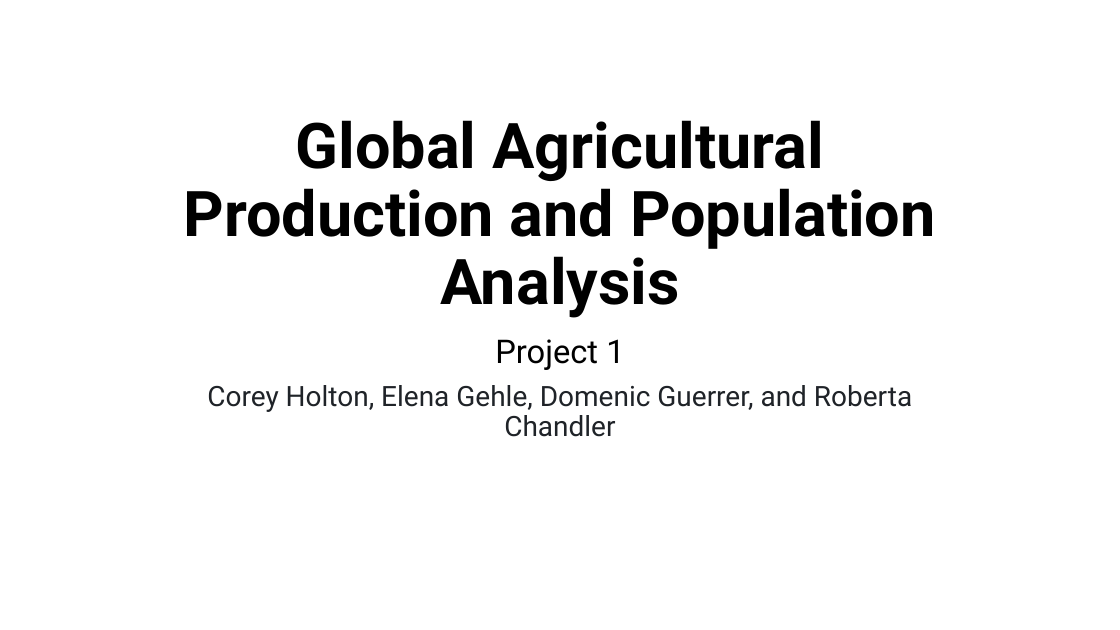
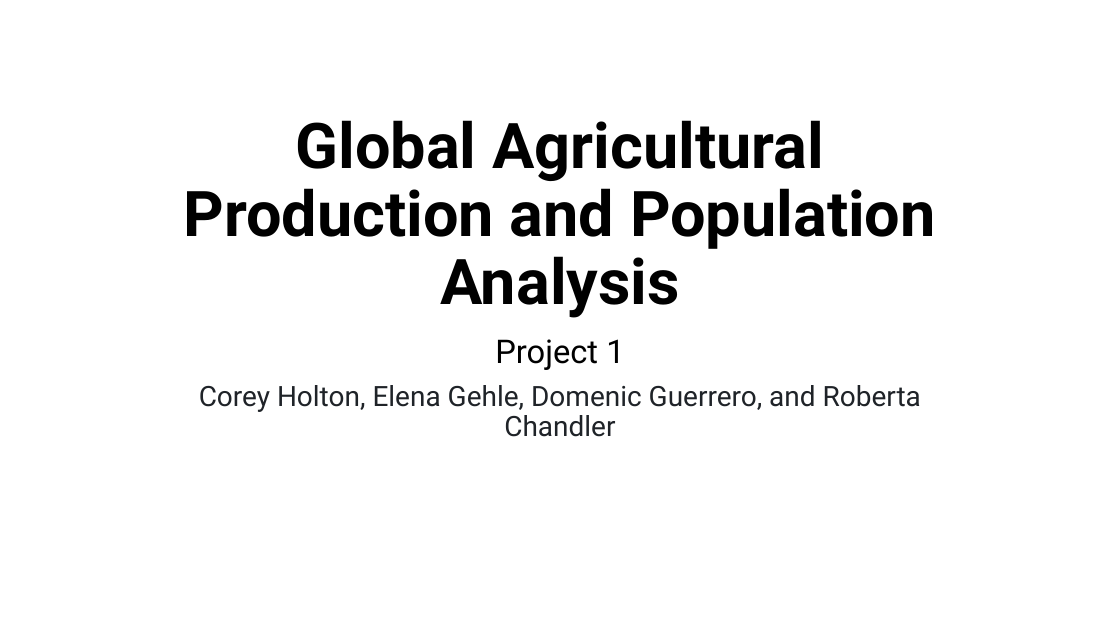
Before and after one commit to Corey-Holton/Project1, a slide deck: slide 1 of Working files/Group Project.pptx. Drawn at 1120x630 pixels with LibreOffice and Linux fonts; fonts in the diff are those of the drawing. Boxes give left, top, right and bottom in pixels: in the first picture for what was removed or moved away, otherwise in the second. Text is boxed around its words. In the diff, an @@ line names an element or a change of style, - is before the commit and + after.

Commit message:
cleaned up final presentation, moved Corey's copy to Main folder Working Files

```diff
--- a/Working files/Group Project.pptx
+++ b/Working files/Group Project.pptx
@@ subtitle at (199,385,921,437): text changed @@
-Corey Holton, Elena Gehle, Domenic Guerrer, and Roberta Chandler
+Corey Holton, Elena Gehle, Domenic Guerrero, and Roberta Chandler
```
Also in this commit, not shown: 2 other slides changed, 12 slides added, 6 slides removed.
